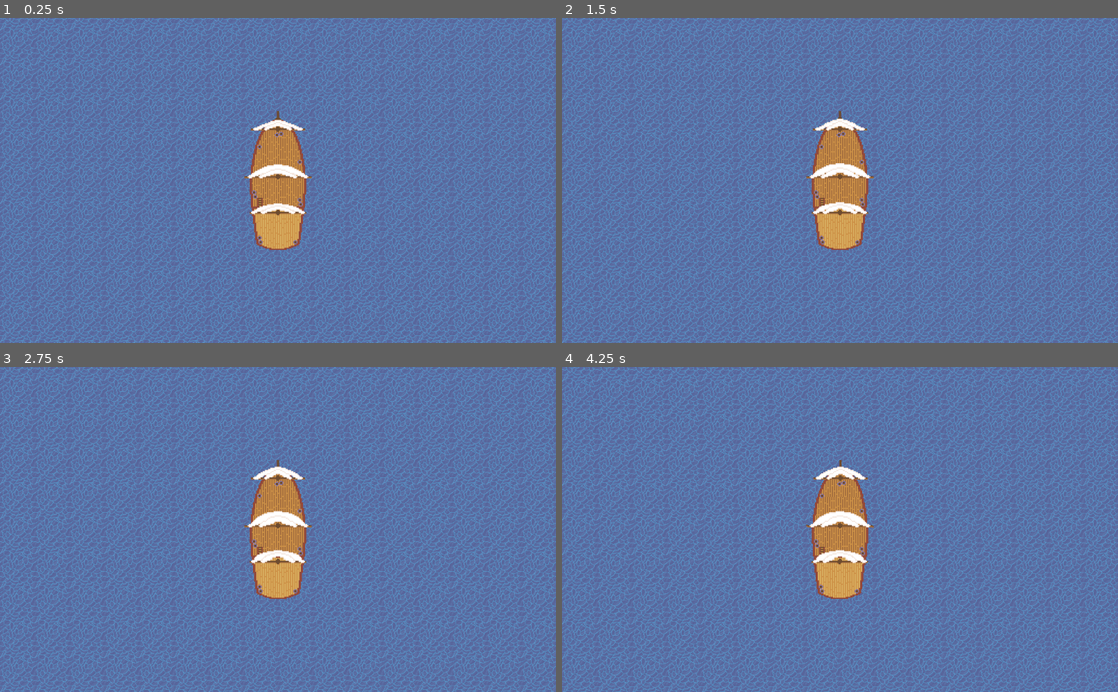
Above: before the commit, frames 1-4 (two rows, left to right).
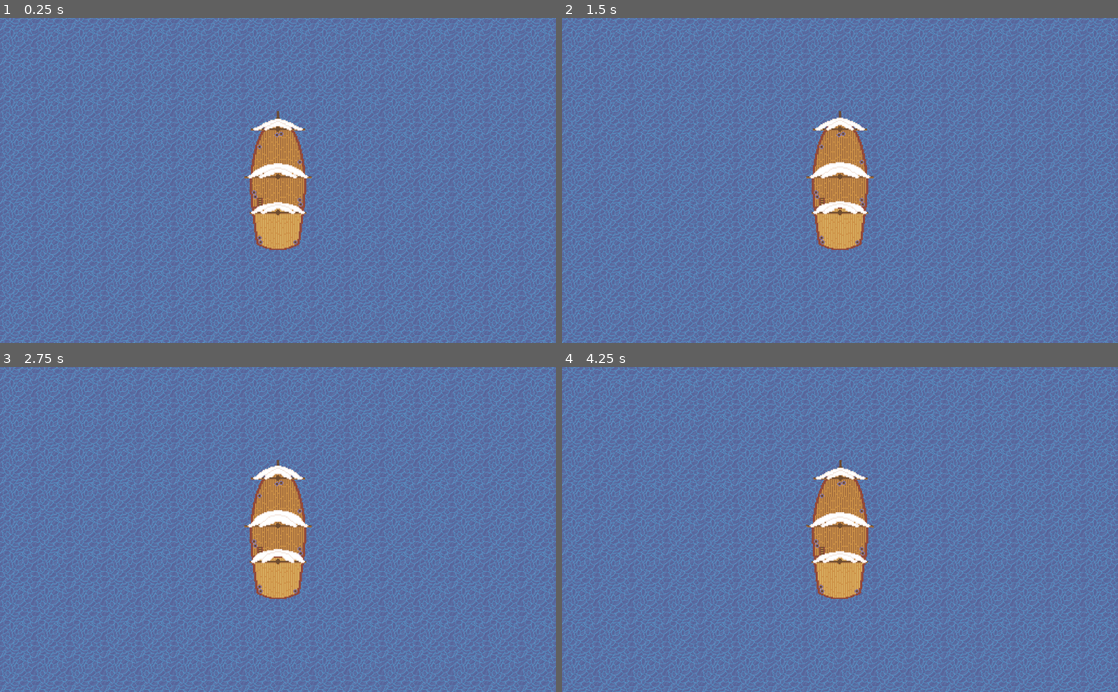
Above: after the commit, the same moments.

Repository: McLovin3/Calderia
Game: Godot game, scene res://TestScene.tscn
Two runs of this game, one before a commit and one after it. Both use one fixed random seed, a clock stepped at 60 frames per second and the inputs below.
Inputs (mouse positions are in pixels of both pictures, inside the frame that each line leads up to):
- Up to frame 1 (0.25 s): no input
- Up to frame 2 (1.5 s): tap Enter at 0.5 s; move the mouse to (962, 164) at 0.52 s; press the mouse at (962, 164) at 0.53 s; hold D (turn_right) from 0.53 s (still down); tap W (up) at 0.77 s; move the mouse to (728, 196) at 1.27 s; release the mouse at (728, 196) at 1.28 s; click (728, 196) at 1.35 s
- Up to frame 3 (2.75 s): tap W (up) at 1.52 s; tap Space at 2 s; move the mouse to (333, 458) at 2.02 s; release D (turn_right) at 2.03 s; press the mouse at (333, 458) at 2.03 s; hold A (turn_left) from 2.03 s (still down)
- Up to frame 4 (4.25 s): tap Enter at 2.75 s; move the mouse to (812, 594) at 2.77 s; release A (turn_left) at 2.78 s; release the mouse at (812, 594) at 2.78 s; hold D (turn_right) from 2.78 s (still down); click (812, 594) at 2.85 s; tap W (up) at 3.02, 3.77 s; tap Space at 3.5 s; move the mouse to (1006, 578) at 3.52 s; press the mouse at (1006, 578) at 3.53 s

The runs differ from the first frame. In frame 1, 0.2% of the frame differs, in the area x 45-55%, y 30-60%; in frame 2, 0.3%; in frame 3, 0.2%; in frame 4, 0.3%.

Commit message:
Modified LeftClick, RightClick and Bobber animations

Diff:
--- a/PlayerShip/PlayerShip.tscn
+++ b/PlayerShip/PlayerShip.tscn
@@ -42,6 +42,7 @@
 [node name="AnimatedSprite" type="AnimatedSprite" parent="."]
 frames = SubResource( 7 )
 animation = "idle"
+frame = 1
 playing = true
 
 [node name="CollisionPolygon2D" type="CollisionPolygon2D" parent="."]
--- a/PlayerShip/Scripts/PlayerShip.gd
+++ b/PlayerShip/Scripts/PlayerShip.gd
@@ -5,13 +5,19 @@
 export var turning_speed := 1
 export var acceleration := 0.001
 export var friction := 0.005
-export var wall_slow_multiplier = 0.1
+export var wall_slow_multiplier := 0.1
+export var min_fish_speed := 2000
+
+var _velocity := 0
+
+func _unhandled_input(event):
+	if event.is_action_pressed("left_click") && _velocity <= min_fish_speed:
+		print(event)
 
 func _physics_process(delta : float) -> void:
 	_rotate(delta)
 	var _unused_velocity = move_and_slide(_get_direction(delta))
 
-var _velocity := 0
 func _get_direction(delta : float) -> Vector2:
 	if Input.is_action_pressed("up"):
 		if is_on_ceiling() || is_on_wall() || is_on_floor():
@@ -26,7 +32,6 @@
 	var direction_player_is_facing =  Vector2(sin(rotation), -cos(rotation))
 	return direction_player_is_facing * _velocity * delta
 
-
 func _rotate(delta : float) -> void:
 	var percentage_of_max_speed := _velocity as float / max_speed
 	rotation = lerp(rotation, Input.get_axis("turn_left", "turn_right") * delta + rotation, percentage_of_max_speed)
--- a/project.godot
+++ b/project.godot
@@ -113,6 +113,11 @@
 "events": [ Object(InputEventKey,"resource_local_to_scene":false,"resource_name":"","device":0,"alt":false,"shift":false,"control":false,"meta":false,"command":false,"pressed":false,"scancode":65,"physical_scancode":0,"unicode":0,"echo":false,"script":null)
  ]
 }
+left_click={
+"deadzone": 0.5,
+"events": [ Object(InputEventMouseButton,"resource_local_to_scene":false,"resource_name":"","device":0,"alt":false,"shift":false,"control":false,"meta":false,"command":false,"button_mask":0,"position":Vector2( 0, 0 ),"global_position":Vector2( 0, 0 ),"factor":1.0,"button_index":1,"pressed":false,"doubleclick":false,"script":null)
+ ]
+}
 
 [physics]
 
Binary file changed: AsepriteSourceFiles/Bobber.aseprite
Binary file changed: AsepriteSourceFiles/LeftClick.aseprite
Binary file changed: AsepriteSourceFiles/RightClick.aseprite
